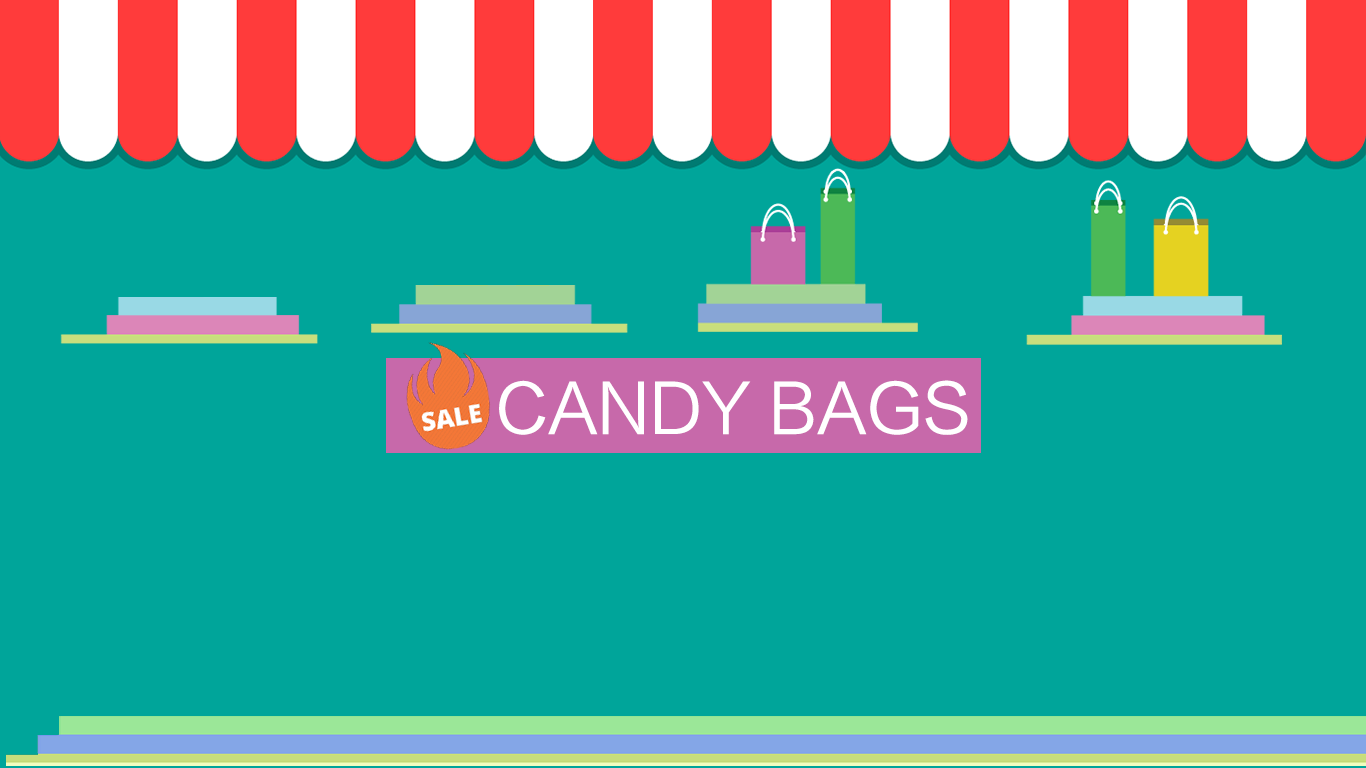
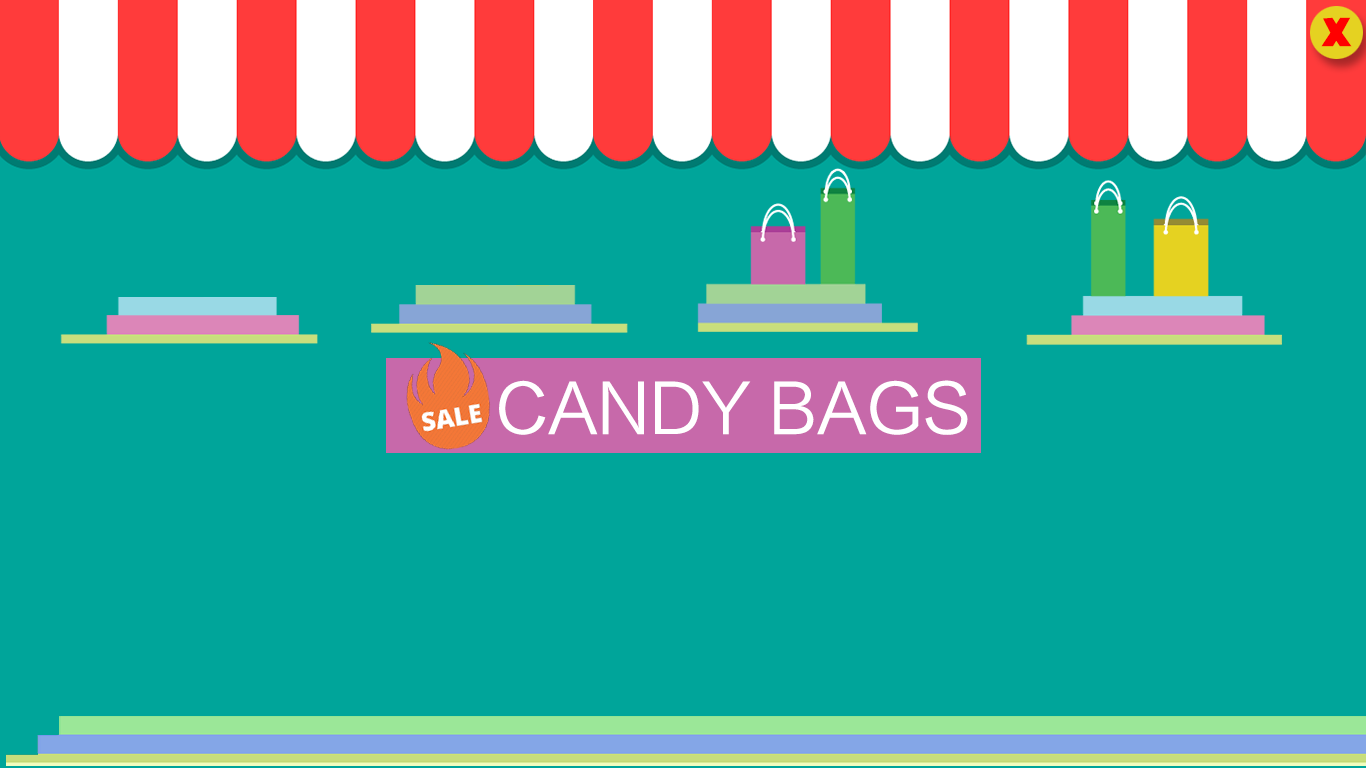
Before/after of a 1366px x 768px layered artwork. What changed in the layer stack:
showed group "close" (2 layers) over [1310, 6, 1363, 59]
